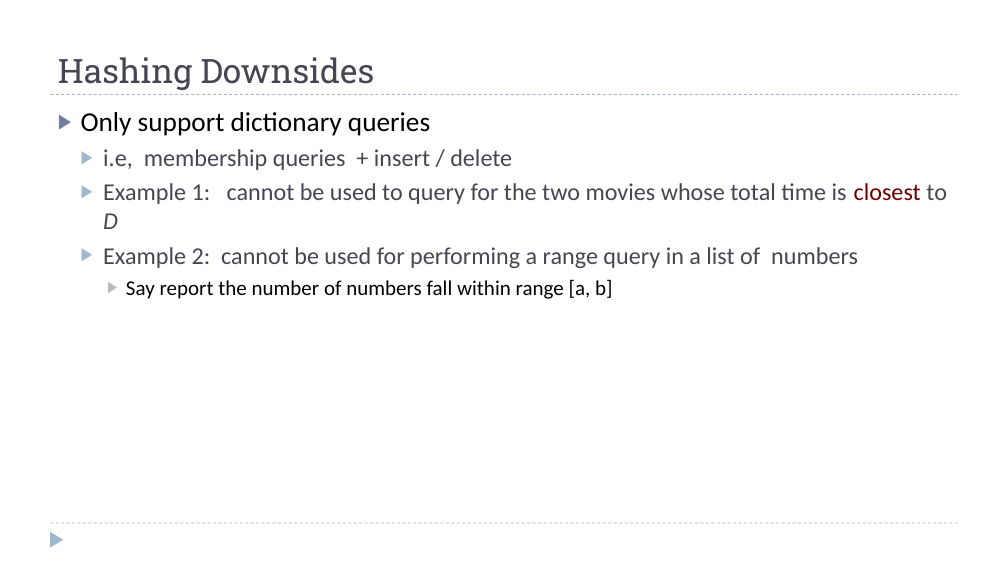
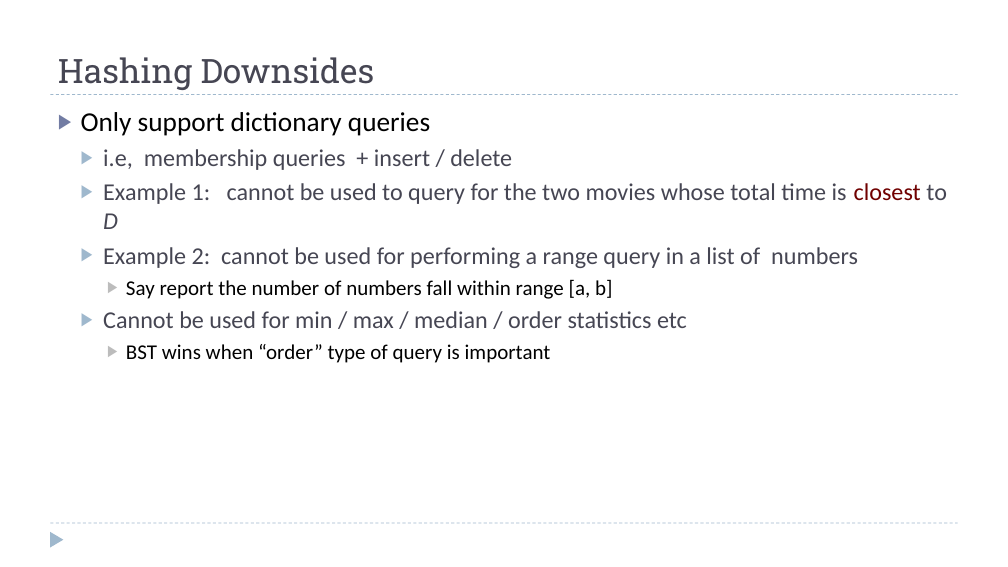
Before and after one commit to dsc-courses/dsc40b-2025-wi, a slide deck: slide 47 of materials/lectures/09-hashing/slides.pptx (slide 36 before the commit). Drawn at 1008x567 pixels with LibreOffice and Linux fonts; fonts in the diff are those of the drawing. Boxes give left, top, right and bottom in pixels: in the first picture for what was removed or moved away, otherwise in the second. Text is boxed around its words. In the diff, an @@ line names an element or a change of style, - is before the commit and + after.

```diff
--- a/materials/lectures/09-hashing/slides.pptx
+++ b/materials/lectures/09-hashing/slides.pptx
@@ text at (x1=103, y1=311, x2=687, y2=363): paragraphs added @@
+  ▶ Cannot be used for min / max / median / order statistics etc
+    ▶ BST wins when “order” type of query is important
```
Also in this commit, not shown: 5 other slides changed, 12 slides added, 1 slide removed, 20 other files.
